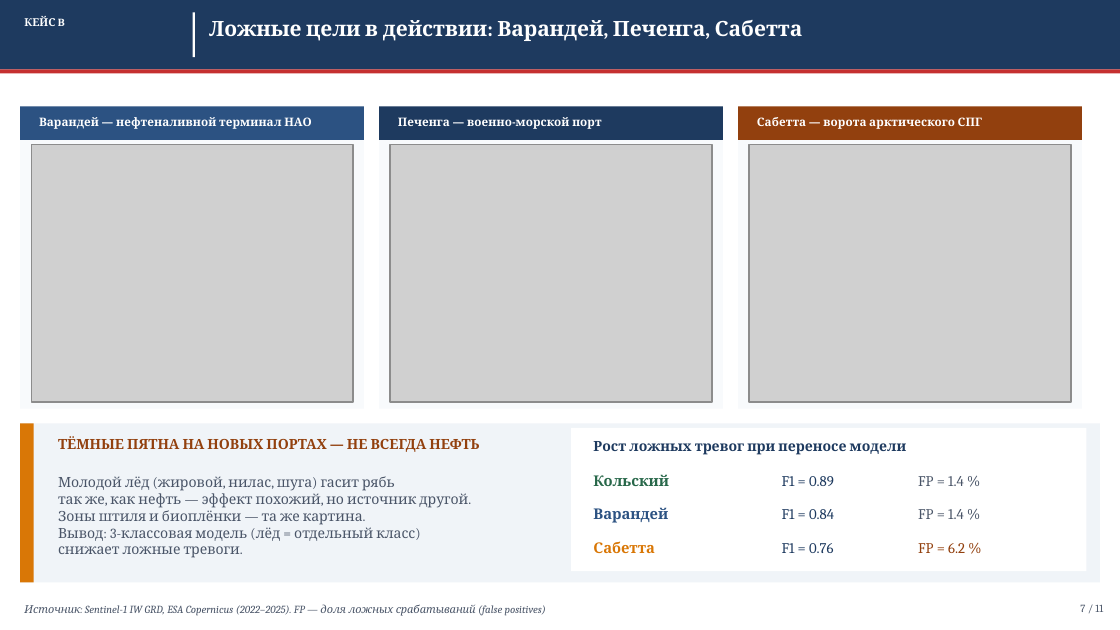
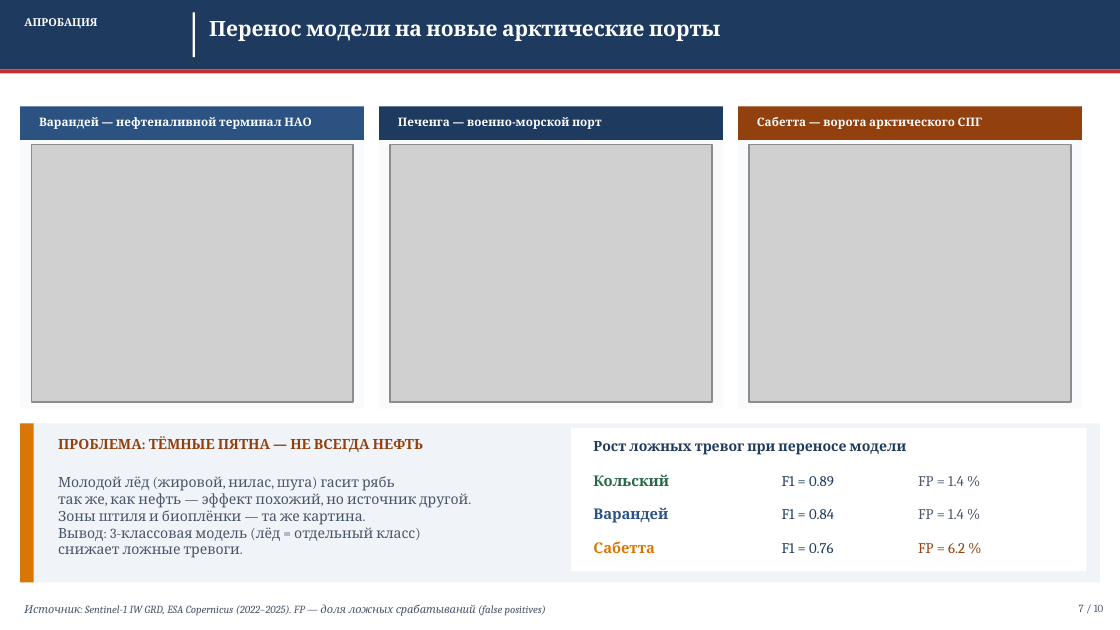
Before and after one commit to Confucius-hub/spbu_db_hw, a slide deck: slide 7 of thesis/presentation/Презентация_ВКР_2026.pptx. Drawn at 1120x630 pixels with LibreOffice and Linux fonts; fonts in the diff are those of the drawing; grey boxes stand for pictures. Boxes give left, top, right and bottom in pixels: in the first picture for what was removed or moved away, otherwise in the second. Text is boxed around its words. In the diff, an @@ line names an element or a change of style, - is before the commit and + after.

```diff
--- a/thesis/presentation/Презентация_ВКР_2026.pptx
+++ b/thesis/presentation/Презентация_ВКР_2026.pptx
@@ text at bbox=[24, 18, 97, 28]: text changed @@
-КЕЙС B
+АПРОБАЦИЯ
@@ text at bbox=[209, 21, 720, 41]: text changed @@
-Ложные цели в действии: Варандей, Печенга, Сабетта
+Перенос модели на новые арктические порты
@@ text at bbox=[58, 436, 423, 452]: text changed @@
-ТЁМНЫЕ ПЯТНА НА НОВЫХ ПОРТАХ — НЕ ВСЕГДА НЕФТЬ
+ПРОБЛЕМА: ТЁМНЫЕ ПЯТНА — НЕ ВСЕГДА НЕФТЬ
@@ text at bbox=[1079, 604, 1104, 612]: text changed @@
-7 / 11
+7 / 10
```
Also in this commit, not shown: 8 other slides changed, 1 slide added, 2 slides removed, 17 other files.
